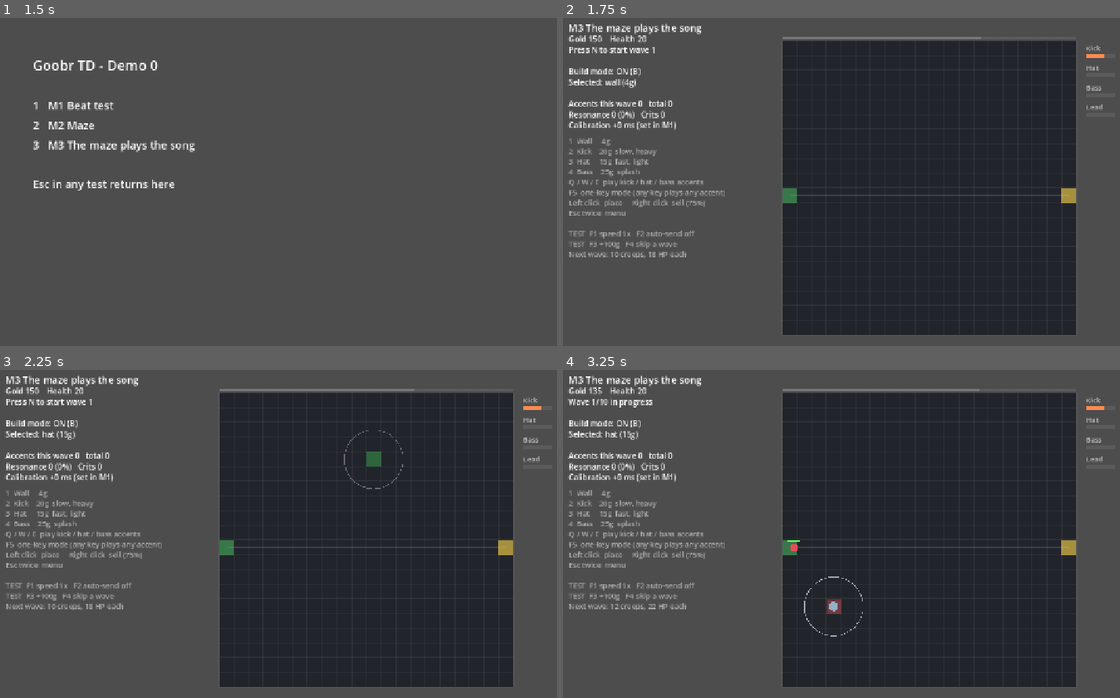
Above: before the commit, frames 1-4 (two rows, left to right).
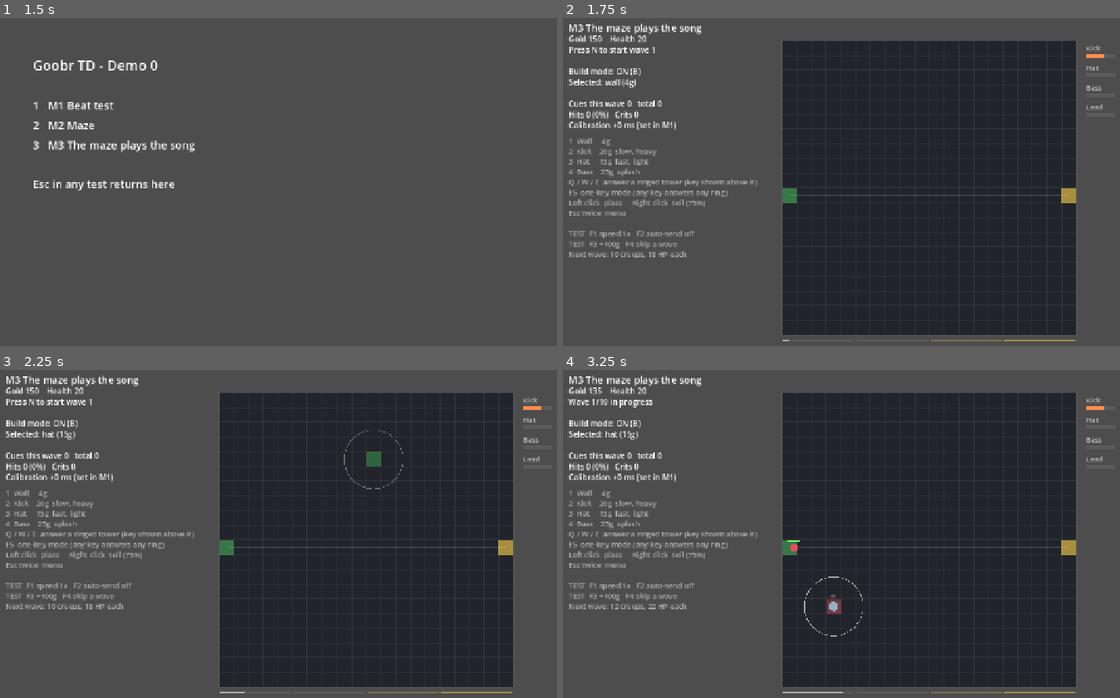
Above: after the commit, the same moments.

Repository: jaredmichaelbench/Goobr-td
Game: Godot game, scene res://menu.tscn
Two runs of this game, one before a commit and one after it. Both use one fixed random seed, a clock stepped at 60 frames per second and the inputs below.
Inputs (mouse positions are in pixels of both pictures, inside the frame that each line leads up to):
- Up to frame 1 (1.5 s): tap Enter at 0.5 s; move the mouse to (445, 172) at 0.52 s; hold W 0.53-1.28 s; tap R at 0.6 s; click (445, 172) at 0.67 s; tap Space at 0.77, 1.25 s; tap N at 0.8, 1.35 s; move the mouse to (183, 204) at 1.27 s
- Up to frame 2 (1.75 s): tap Space at 1.52 s; tap 3 at 1.55 s
- Up to frame 3 (2.25 s): tap Enter at 2 s; move the mouse to (367, 461) at 2.02 s; hold W from 2.03 s (still down); tap 3 at 2.1 s
- Up to frame 4 (3.25 s): keep holding W; tap R at 2.3, 2.85 s; tap Space at 2.75, 3.02 s; move the mouse to (841, 609) at 2.77 s; click (841, 609) at 2.92 s; tap N at 3.05 s

Frame 1 is identical in both runs. In frame 2, 1.2% of the frame differs, in the area x 0-92%, y 5-99%; in frame 3, 1.2%; in frame 4, 1.2%.

Commit message:
Rework M3 into call-and-response phrases with rings on towers
Player input was every crossfire note, which felt like playing the drums.
Now the song runs in 4-bar phrases: groove, groove, a chime call, and an
answer where rings recede onto towers. Keys show above every tower.

Co-Authored-By: Claude Opus 5.5 (1M context) <noreply@anthropic.com>
Claude-Session: https://claude.ai/code/session_01L92Fzbf8i6vmMnAej33eyX

Diff:
--- a/game/scripts/m3_song.gd
+++ b/game/scripts/m3_song.gd
@@ -1,32 +1,44 @@
 extends "res://scripts/m2_maze.gd"
 ## M3: the maze plays the song. Answers P-04: can you hear your maze, and do
-## you rebuild it to get more accents?
+## you rebuild it to get more out of the moments you play?
 ##
-## Towers fire on their instrument's beat pattern (8th-note steps), and each
-## instrument's stem only plays while one of its towers has a target. When 2+
-## towers will hit the same creep on the same step, an accent ring closes on
-## that creep. Press the instrument's key (Q kick, W hat, E bass) on the hit
-## for a Resonance burst. Perfect timing crits. Missing costs nothing.
+## Towers auto-fire on their instrument's beat pattern, and each instrument's
+## stem only plays while one of its towers has a target. You don't play every
+## note. The song runs in 4-bar phrases:
+##   bars 1-2  groove: the maze plays itself
+##   bar 3     call: a chime plays a short rhythm, one note per tower to cue
+##   bar 4     answer: that rhythm comes back on your towers. A ring closes on
+##             each cued tower; press the key shown above it as the ring lands.
+## The call tells you the rhythm by ear, and the rings confirm it by eye.
+## Perfect = crit. Missing costs nothing. Towers in crossfire hit harder.
 ##
-## Build keys move to 1-4 so Q/W/E are free for playing (D-0012).
-## F5 = one-key mode (P-04 arm B): any of Q/W/E/Space plays every accent.
+## Build keys are 1-4 so Q/W/E are free for playing (D-0012).
+## F5 = one-key mode (P-04 arm B): any of Q/W/E/Space answers any cue.
 
 const STEPS_PER_BAR := 8
+const PHRASE_BARS := 4
+const CALL_BAR := 2
+const ANSWER_BAR := 3
+const RING_LEAD_STEPS := 4  # Rings appear two beats before their note.
 const PATTERNS := {
 	"kick": StemSynth.KICK_STEPS,
 	"hat": StemSynth.HAT_STEPS,
 	"bass": StemSynth.BASS_STEPS,
 }
 const INSTRUMENT_KEYS := {"kick": KEY_Q, "hat": KEY_W, "bass": KEY_E}
-const ACCENT_PRIORITY: Array[String] = ["kick", "bass", "hat"]
-const ACCENT_LEAD_STEPS := 2  # Accents are announced one beat ahead.
-const RESONANCE_GOOD := 0.5  # Bonus as a share of the crossfire's normal damage.
-const RESONANCE_PERFECT := 1.0
+const CHIME_FREQ := {"kick": 523.25, "hat": 1046.5, "bass": 659.25}
+## Answer rhythms, in 8th-note steps within the bar. Each is held for two
+## phrases so it can be learned, then the next one is drawn.
+const MOTIFS: Array = [[0, 4], [0, 2, 4], [0, 3, 6], [2, 4, 6], [0, 1, 4], [0, 3, 4], [4, 6]]
+const MOTIF_REPEATS := 2
+const RESONANCE_GOOD := 1.0  # Bonus = tower damage x this x crossfire factor.
+const RESONANCE_PERFECT := 2.0
+const CROSSFIRE_BONUS := 0.5  # Per extra tower that also covers the target.
 const RESONANCE_RADIUS := 1.0
 const LEAD_HOLD_BARS := 2.0
 
 const IDLE_DB := {"kick": -16.0, "hat": -80.0, "bass": -80.0, "lead": -80.0}
-const ACTIVE_DB := {"kick": 0.0, "hat": -2.0, "bass": 0.0, "lead": -1.0}
+const ACTIVE_DB := {"kick": 0.0, "hat": -4.0, "bass": 0.0, "lead": -1.0}
 
 var clock: BeatClock
 var calibration_ms := 0.0
@@ -34,18 +46,24 @@
 
 var stem_index := {}  # instrument -> BeatClock stem index
 var stem_db := {}  # instrument -> current dB
+var _chimes := {}  # instrument -> AudioStreamPlayer
 var _time_offset := 0.0  # Extra time from the speed-up test tool.
 var _last_step := -1
 var _lead_timer := 0.0
 var _flashes := {}  # tower cell -> seconds left
 
-var accent := {}  # step, time, creep, towers, instrument, announced_at
-var stats := {"accents": 0, "hits": 0, "perfects": 0, "wrong_key": 0}
-var _wave_accents := 0
+var _phrase := -1
+var _motif: Array = []
+var _motif_left := 0
+var _plan: Array[Dictionary] = []  # This phrase's cues: step, tower, instrument
+var cues: Array[Dictionary] = []  # Live rings: time, shown_at, tower, instrument
+var stats := {"cues": 0, "hits": 0, "perfects": 0, "wrong_key": 0}
+var _wave_cues := 0
 var _feedback := ""
 var _feedback_color := Color.WHITE
 var _feedback_time := 0.0
 var _bursts: Array[Dictionary] = []
+var _rng := RandomNumberGenerator.new()
 
 
 func _ready() -> void:
@@ -53,6 +71,7 @@
 	build_keys = {KEY_1: "wall", KEY_2: "kick", KEY_3: "hat", KEY_4: "bass"}
 	builds["bass"]["damage"] = 4.5  # Bass fires twice as often on the off-beats.
 	calibration_ms = Timing.load_calibration_ms()
+	_rng.randomize()
 	super._ready()
 
 	clock = BeatClock.new()
@@ -65,21 +84,28 @@
 	stem_index["lead"] = clock.add_stem(StemSynth.lead(bar), IDLE_DB["lead"])
 	for k in IDLE_DB:
 		stem_db[k] = IDLE_DB[k]
+	for k in CHIME_FREQ:
+		var p := AudioStreamPlayer.new()
+		p.stream = StemSynth.chime(CHIME_FREQ[k])
+		p.volume_db = -4.0
+		add_child(p)
+		_chimes[k] = p
 	clock.start()
 
 
 func reset() -> void:
 	super.reset()
-	accent = {}
-	stats = {"accents": 0, "hits": 0, "perfects": 0, "wrong_key": 0}
-	_wave_accents = 0
+	cues.clear()
+	_plan.clear()
+	stats = {"cues": 0, "hits": 0, "perfects": 0, "wrong_key": 0}
+	_wave_cues = 0
 
 
 func start_wave() -> void:
 	var was_active := wave_active
 	super.start_wave()
 	if wave_active and not was_active:
-		_wave_accents = 0
+		_wave_cues = 0
 
 
 # --- Time ----------------------------------------------------------------------
@@ -92,6 +118,11 @@
 ## audio clock exactly.
 func beat_time() -> float:
 	return clock.song_time() + _time_offset
+
+
+## When the player meant to press, after calibration.
+func press_time() -> float:
+	return beat_time() - calibration_ms / 1000.0
 
 
 func _process(delta: float) -> void:
@@ -99,7 +130,8 @@
 	var speed := SPEEDS[speed_index]
 	if speed > 1:
 		_time_offset += delta * (speed - 1)
-		accent = {}
+		cues.clear()
+		_plan.clear()
 	for i in speed:
 		step(delta)
 	if auto_send and state == "playing" and not wave_active:
@@ -113,28 +145,64 @@
 		_last_step = now_step
 	# Catch up on every step since last frame, capped so a hitch can't flood.
 	for s in range(maxi(_last_step + 1, now_step - 32), now_step + 1):
-		fire_step(s)
+		on_step(s)
 	_last_step = maxi(_last_step, now_step)
 
-	if not accent.is_empty() and beat_time() - calibration_ms / 1000.0 > accent["time"] + Timing.GOOD_MS / 1000.0:
-		accent = {}  # Let it pass. No penalty.
+	# Let rings that have passed go. No penalty.
+	var live: Array[Dictionary] = []
+	for c in cues:
+		if press_time() <= c["time"] + Timing.GOOD_MS / 1000.0:
+			live.append(c)
+	cues = live
 
 	_update_stems(delta, speed)
 	_tick_effects(delta)
 	queue_redraw()
 
 
-# --- Firing on the beat --------------------------------------------------------
-
-## Cooldown firing from M2 is replaced by fire_step().
+# --- The beat ------------------------------------------------------------------
+
+## Cooldown firing from M2 is replaced by on_step().
 func _fire_towers(_delta: float) -> void:
 	pass
 
 
-func fire_step(s: int) -> void:
+func on_step(s: int) -> void:
 	if state != "playing":
 		return
+	var bar := floori(float(s) / STEPS_PER_BAR)
 	var pattern_step := posmod(s, STEPS_PER_BAR)
+	var phrase := floori(float(bar) / PHRASE_BARS)
+	var bar_in_phrase := posmod(bar, PHRASE_BARS)
+
+	if phrase != _phrase:
+		_phrase = phrase
+		_plan.clear()
+	if bar_in_phrase == CALL_BAR and pattern_step == 0 and SPEEDS[speed_index] == 1:
+		_plan_answer()
+	# Call: the chime plays the rhythm one bar ahead of the answer.
+	if bar_in_phrase == CALL_BAR:
+		for p in _plan:
+			if p["step"] == pattern_step:
+				_chimes[p["instrument"]].play()
+	# Rings appear RING_LEAD_STEPS before each answer note.
+	var answer_start := (phrase * PHRASE_BARS + ANSWER_BAR) * STEPS_PER_BAR
+	for p in _plan:
+		var hit_step: int = answer_start + p["step"]
+		if s == hit_step - RING_LEAD_STEPS and structures.has(p["tower"]):
+			cues.append({
+				"time": hit_step * step_length(),
+				"shown_at": s * step_length(),
+				"tower": p["tower"],
+				"instrument": p["instrument"],
+			})
+			stats["cues"] += 1
+			_wave_cues += 1
+
+	_fire_towers_on(pattern_step)
+
+
+func _fire_towers_on(pattern_step: int) -> void:
 	for cell in structures:
 		var type: String = structures[cell]["type"]
 		if not PATTERNS.has(type) or not PATTERNS[type].has(pattern_step):
@@ -143,57 +211,56 @@
 		var target := _pick_target(Vector2(cell), spec["range"])
 		if target.is_empty():
 			continue
-		_hit(target, spec)
+		_hit(target, spec, spec["damage"])
 		_flashes[cell] = 0.12
 		shots.append({"from": Vector2(cell), "to": target["pos"], "color": spec["color"], "ttl": 0.12, "splash": spec["splash"]})
-	if accent.is_empty() and SPEEDS[speed_index] == 1:
-		_predict_accent(s + ACCENT_LEAD_STEPS)
-
-
-func _hit(target: Dictionary, spec: Dictionary) -> void:
+
+
+func _hit(target: Dictionary, spec: Dictionary, damage: float) -> void:
 	if spec["splash"] > 0.0:
 		for c in creeps:
 			if c["pos"].distance_to(target["pos"]) <= spec["splash"]:
-				c["hp"] -= spec["damage"]
+				c["hp"] -= damage
 	else:
-		target["hp"] -= spec["damage"]
-
-
-## Looks ahead to step s: if 2+ towers that play on that step have the same
-## creep in range, that creep gets an accent ring.
-func _predict_accent(s: int) -> void:
-	var pattern_step := posmod(s, STEPS_PER_BAR)
-	var best := {}
-	var best_towers: Array = []
-	for c in creeps:
-		if c["hp"] <= 0.0:
+		target["hp"] -= damage
+
+
+## Picks this phrase's answer: a rhythm, and a tower in the fight for each
+## note. Towers whose target is covered by the most other towers come first,
+## so a maze with real crossfire gets the best cues.
+func _plan_answer() -> void:
+	_plan.clear()
+	if not wave_active:
+		return
+	if _motif_left <= 0:
+		_motif = MOTIFS[_rng.randi() % MOTIFS.size()]
+		_motif_left = MOTIF_REPEATS
+	_motif_left -= 1
+
+	var candidates: Array = []
+	for cell in structures:
+		var type: String = structures[cell]["type"]
+		if not PATTERNS.has(type):
 			continue
-		var towers: Array = []
-		for cell in structures:
-			var type: String = structures[cell]["type"]
-			if PATTERNS.has(type) and PATTERNS[type].has(pattern_step) \
-					and c["pos"].distance_to(Vector2(cell)) <= builds[type]["range"]:
-				towers.append(cell)
-		if towers.size() >= 2 and towers.size() > best_towers.size():
-			best = c
-			best_towers = towers
-	if best.is_empty():
-		return
-	var instrument := "hat"
-	for p in ACCENT_PRIORITY:
-		if best_towers.any(func(cell): return structures[cell]["type"] == p):
-			instrument = p
-			break
-	accent = {
-		"step": s,
-		"time": s * step_length(),
-		"creep": best,
-		"towers": best_towers,
-		"instrument": instrument,
-		"announced_at": beat_time(),
-	}
-	stats["accents"] += 1
-	_wave_accents += 1
+		var target := _pick_target(Vector2(cell), builds[type]["range"])
+		if not target.is_empty():
+			candidates.append({"cell": cell, "type": type, "cover": _coverage(target["pos"])})
+	if candidates.is_empty():
+		return
+	candidates.sort_custom(func(a, b): return a["cover"] > b["cover"])
+	for i in _motif.size():
+		var c: Dictionary = candidates[i % candidates.size()]
+		_plan.append({"step": _motif[i], "tower": c["cell"], "instrument": c["type"]})
+
+
+## How many towers have this spot in range.
+func _coverage(pos: Vector2) -> int:
+	var n := 0
+	for cell in structures:
+		var type: String = structures[cell]["type"]
+		if PATTERNS.has(type) and pos.distance_to(Vector2(cell)) <= builds[type]["range"]:
+			n += 1
+	return n
 
 
 # --- Playing -------------------------------------------------------------------
@@ -209,39 +276,52 @@
 	super._unhandled_input(event)
 
 
+## Answers the closest ring in time that this key can play.
 func _play(key: Key) -> void:
-	if accent.is_empty():
-		return
-	var press := beat_time() - calibration_ms / 1000.0
-	var offset_ms: float = (press - accent["time"]) * 1000.0
+	var best := -1
+	var best_off := INF
+	for i in cues.size():
+		if not one_key_mode and key != INSTRUMENT_KEYS[cues[i]["instrument"]]:
+			continue
+		var off: float = absf(press_time() - cues[i]["time"])
+		if off < best_off:
+			best = i
+			best_off = off
+	if best < 0:
+		if not cues.is_empty():
+			stats["wrong_key"] += 1
+			_show_feedback("Wrong key", Color(1, 0.5, 0.4))
+		return
+	var offset_ms: float = (press_time() - cues[best]["time"]) * 1000.0
 	var g := Timing.grade(offset_ms)
 	if g == "Miss":
-		return  # Too early or too late: the ring is still yours to hit (or let go).
-	if not one_key_mode and key != INSTRUMENT_KEYS[accent["instrument"]]:
-		stats["wrong_key"] += 1
-		_show_feedback("Wrong key", Color(1, 0.5, 0.4))
-		return
-	_resonance(g, offset_ms)
-
-
-func _resonance(g: String, offset_ms: float) -> void:
-	var total := 0.0
-	for cell in accent["towers"]:
-		if structures.has(cell):
-			total += builds[structures[cell]["type"]]["damage"]
-	var bonus := total * (RESONANCE_PERFECT if g == "Perfect" else RESONANCE_GOOD)
-	var center: Vector2 = accent["creep"]["pos"]
-	for c in creeps:
-		if c["pos"].distance_to(center) <= RESONANCE_RADIUS:
-			c["hp"] -= bonus
+		return  # Too early: the ring is still yours to hit.
+	_resonance(cues[best], g, offset_ms)
+	cues.remove_at(best)
+
+
+func _resonance(cue: Dictionary, g: String, offset_ms: float) -> void:
+	var cell: Vector2i = cue["tower"]
+	if not structures.has(cell):
+		return
+	var spec: Dictionary = builds[structures[cell]["type"]]
+	var target := _pick_target(Vector2(cell), spec["range"])
+	var color: Color = spec["color"]
 	stats["hits"] += 1
 	if g == "Perfect":
 		stats["perfects"] += 1
 	_lead_timer = clock.bar_length() * LEAD_HOLD_BARS
-	var color: Color = builds[accent["instrument"]]["color"]
-	_bursts.append({"pos": center, "color": color, "ttl": 0.35, "crit": g == "Perfect"})
+	_flashes[cell] = 0.25
 	_show_feedback(("CRIT  " if g == "Perfect" else "") + "%s  %+.0f ms" % [g, offset_ms], color)
-	accent = {}
+	if target.is_empty():
+		return
+	var crossfire := 1.0 + CROSSFIRE_BONUS * maxi(0, _coverage(target["pos"]) - 1)
+	var bonus: float = spec["damage"] * crossfire * (RESONANCE_PERFECT if g == "Perfect" else RESONANCE_GOOD)
+	for c in creeps:
+		if c["pos"].distance_to(target["pos"]) <= RESONANCE_RADIUS:
+			c["hp"] -= bonus
+	shots.append({"from": Vector2(cell), "to": target["pos"], "color": color, "ttl": 0.25, "splash": RESONANCE_RADIUS})
+	_bursts.append({"pos": target["pos"], "color": color, "ttl": 0.35, "crit": g == "Perfect"})
 
 
 func _show_feedback(text: String, color: Color) -> void:
@@ -292,36 +372,51 @@
 	super._draw()
 	var font := ThemeDB.fallback_font
 
-	# Towers pop when they fire.
-	for cell in _flashes:
-		if structures.has(cell):
-			var a: float = _flashes[cell] / 0.12
-			draw_circle(_to_screen(Vector2(cell)), TILE * (0.32 + 0.15 * a), builds[structures[cell]["type"]]["color"] * Color(1, 1, 1, 0.5 * a))
-
-	# Beat pulse along the top of the board.
-	var phase := fposmod(beat_time(), clock.beat_length()) / clock.beat_length()
-	var board_w := GRID_SIZE.x * TILE
-	draw_rect(Rect2(_origin + Vector2(0, -8), Vector2(board_w, 4)), Color(1, 1, 1, 0.08))
-	draw_rect(Rect2(_origin + Vector2(0, -8), Vector2(board_w * (1.0 - phase), 4)), Color(1, 1, 1, 0.25 * (1.0 - phase)))
-
-	# Accent ring closing on its creep.
-	if not accent.is_empty():
-		var creep: Dictionary = accent["creep"]
-		var p := _to_screen(creep["pos"])
-		var span: float = maxf(0.001, accent["time"] - accent["announced_at"])
-		var left := clampf((accent["time"] - beat_time()) / span, 0.0, 1.0)
-		var color: Color = builds[accent["instrument"]]["color"]
-		draw_arc(p, TILE * (0.45 + 1.6 * left), 0, TAU, 40, color, 3.0)
-		draw_arc(p, TILE * 0.45, 0, TAU, 40, color * Color(1, 1, 1, 0.5), 2.0)
-		var label := "any" if one_key_mode else OS.get_keycode_string(INSTRUMENT_KEYS[accent["instrument"]])
-		draw_string(font, p + Vector2(-20, -TILE * 0.9), "%s x%d" % [label, accent["towers"].size()], HORIZONTAL_ALIGNMENT_CENTER, 40, 16, color)
+	# Every tower shows its key. Cued towers get a ring closing on the note.
+	var cued := {}
+	for c in cues:
+		cued[c["tower"]] = c
+	for cell in structures:
+		var type: String = structures[cell]["type"]
+		if not INSTRUMENT_KEYS.has(type):
+			continue
+		var p := _to_screen(Vector2(cell))
+		var color: Color = builds[type]["color"]
+		if _flashes.has(cell):
+			var a: float = clampf(_flashes[cell] / 0.12, 0.0, 1.0)
+			draw_circle(p, TILE * (0.32 + 0.15 * a), color * Color(1, 1, 1, 0.5 * a))
+		var key := OS.get_keycode_string(INSTRUMENT_KEYS[type])
+		if cued.has(cell):
+			var c: Dictionary = cued[cell]
+			var span: float = maxf(0.001, c["time"] - c["shown_at"])
+			var left := clampf((c["time"] - beat_time()) / span, 0.0, 1.0)
+			draw_arc(p, TILE * (0.5 + 2.0 * left), 0, TAU, 48, color * Color(1, 1, 1, 0.4 + 0.6 * (1.0 - left)), 3.0)
+			draw_arc(p, TILE * 0.5, 0, TAU, 48, color, 2.0)
+			draw_string(font, p + Vector2(-20, -TILE * 0.75), key, HORIZONTAL_ALIGNMENT_CENTER, 40, 20, Color.WHITE)
+		else:
+			draw_string(font, p + Vector2(-20, -TILE * 0.55), key, HORIZONTAL_ALIGNMENT_CENTER, 40, 11, Color(1, 1, 1, 0.45))
 
 	for b in _bursts:
 		var a: float = b["ttl"] / 0.35
 		draw_arc(_to_screen(b["pos"]), TILE * (RESONANCE_RADIUS + 0.6 * (1.0 - a)), 0, TAU, 48, b["color"] * Color(1, 1, 1, a), 6.0 if b["crit"] else 3.0)
 
+	var board_w := GRID_SIZE.x * TILE
 	if _feedback_time > 0.0:
 		draw_string(font, _origin + Vector2(board_w * 0.5 - 150, -20), _feedback, HORIZONTAL_ALIGNMENT_CENTER, 300, 20, _feedback_color)
+
+	# Phrase position: groove, groove, call, answer.
+	var bar_pos := fposmod(beat_time() / clock.bar_length(), PHRASE_BARS)
+	var seg_w := board_w / PHRASE_BARS
+	for i in PHRASE_BARS:
+		var r := Rect2(_origin + Vector2(i * seg_w + 2, GRID_SIZE.y * TILE + 8), Vector2(seg_w - 4, 4))
+		var col := Color(1, 1, 1, 0.08)
+		if i == CALL_BAR:
+			col = Color(1.0, 0.85, 0.3, 0.25)
+		elif i == ANSWER_BAR:
+			col = Color(1.0, 0.85, 0.3, 0.45)
+		draw_rect(r, col)
+		if int(bar_pos) == i:
+			draw_rect(Rect2(r.position, Vector2(r.size.x * fmod(bar_pos, 1.0), r.size.y)), Color(1, 1, 1, 0.5))
 
 	# Stem meters, so you can see what you're hearing.
 	var x := _origin.x + board_w + 20
@@ -339,16 +434,16 @@
 
 func status_lines() -> Array[String]:
 	var lines := super.status_lines()
-	var rate: float = 0.0 if stats["accents"] == 0 else 100.0 * stats["hits"] / stats["accents"]
+	var rate: float = 0.0 if stats["cues"] == 0 else 100.0 * stats["hits"] / stats["cues"]
 	lines.append("")
-	lines.append("Accents this wave %d   total %d" % [_wave_accents, stats["accents"]])
-	lines.append("Resonance %d (%.0f%%)   Crits %d" % [stats["hits"], rate, stats["perfects"]])
+	lines.append("Cues this wave %d   total %d" % [_wave_cues, stats["cues"]])
+	lines.append("Hits %d (%.0f%%)   Crits %d" % [stats["hits"], rate, stats["perfects"]])
 	lines.append("Calibration %+.0f ms (set in M1)%s" % [calibration_ms, "   ONE-KEY MODE" if one_key_mode else ""])
 	return lines
 
 
 func help_lines() -> Array[String]:
 	var lines := super.help_lines()
-	lines.insert(4, "Q / W / E  play kick / hat / bass accents")
-	lines.insert(5, "F5  one-key mode (any key plays any accent)")
+	lines.insert(4, "Q / W / E  answer a ringed tower (key shown above it)")
+	lines.insert(5, "F5  one-key mode (any key answers any ring)")
 	return lines
--- a/game/scripts/stem_synth.gd
+++ b/game/scripts/stem_synth.gd
@@ -61,3 +61,18 @@
 		var v: float = voice.call(step, t)
 		data.encode_s16(i * 2, int(clampf(v, -1.0, 1.0) * 32767.0))
 	return BeatClock.make_loop(data)
+
+
+## A short bell for the "call" half of a phrase. Not looped.
+static func chime(freq: float) -> AudioStreamWAV:
+	var frames := int(0.5 * MIX_RATE)
+	var data := PackedByteArray()
+	data.resize(frames * 2)
+	for i in frames:
+		var t := float(i) / MIX_RATE
+		var env := minf(t * 400.0, 1.0) * exp(-t * 6.0)
+		var v := (sin(TAU * freq * t) + 0.35 * sin(TAU * 2.76 * freq * t) * exp(-t * 10.0)) * env * 0.35
+		data.encode_s16(i * 2, int(clampf(v, -1.0, 1.0) * 32767.0))
+	var stream := BeatClock.make_loop(data)
+	stream.loop_mode = AudioStreamWAV.LOOP_DISABLED
+	return stream
Not shown, changed: docs/decisions/decisions.md
Not shown, changed: docs/notes/maze-rhythm.md
Not shown, added: docs/prototypes/M3-results.md
Not shown, changed: docs/tasks/tasks.md
Not shown, changed: game/README.md
